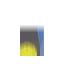
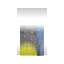
Before/after of a w=64, h=64 layered artwork. What changed in the layer stack:
added layer "Layer 8" (20%) above "Layer 7" over [17, 8, 47, 55]
added layer "Layer 7" above "Layer 6" over [17, 8, 47, 56]
